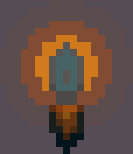
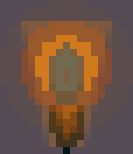
Revision of a layered 133 x 154 image; what changed, layer by layer:
added layer "Hotspot" (30%) above "Torch01.png" over [21, 21, 112, 147]
